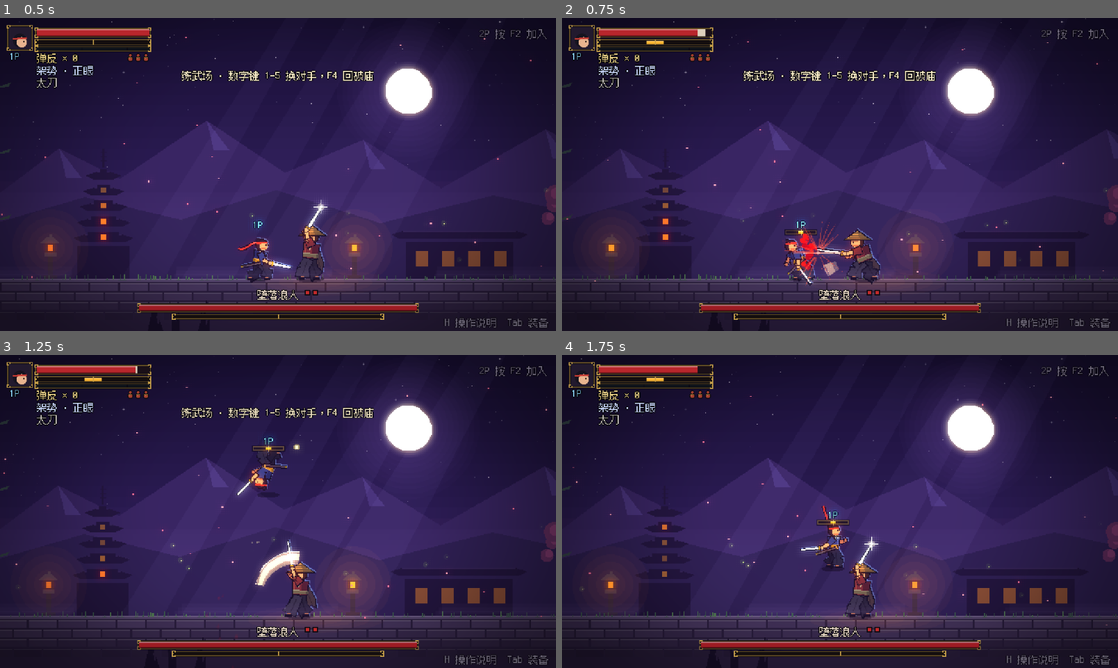
Above: before the commit, frames 1-4 (two rows, left to right).
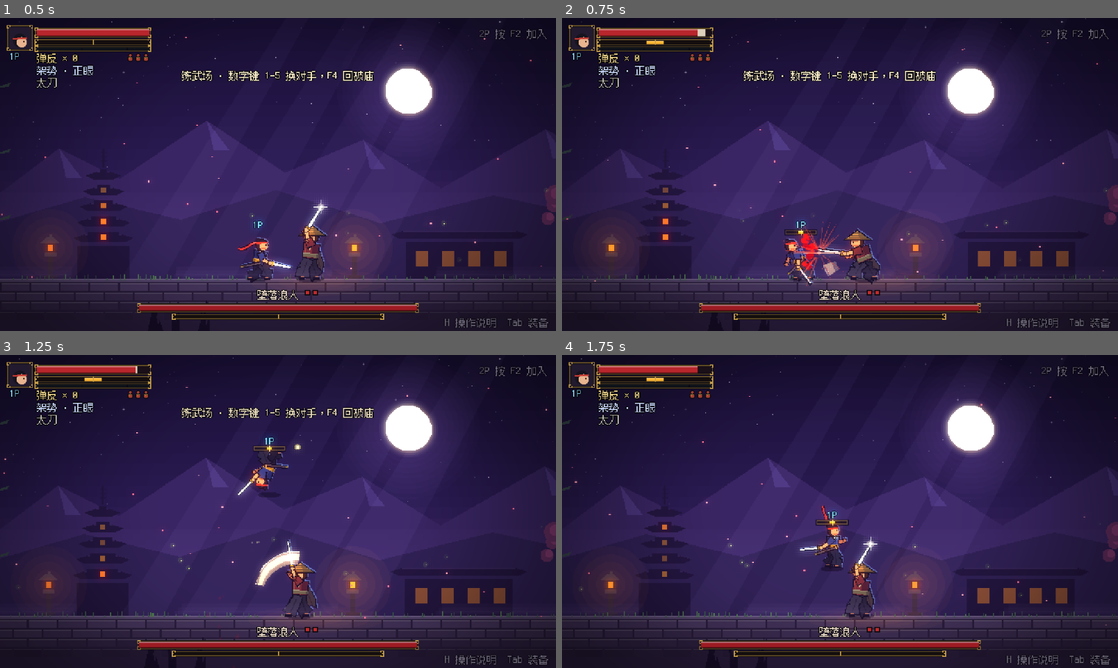
Above: after the commit, the same moments.

Repository: zexuan520/7Fgame-1v1-2-
Game: Godot game, scene res://tests/test_combat.tscn
Same seed, same stepped clock (60 frames per second), same inputs: the game is played once before the commit and once after it. This scene is started directly instead of the project's main scene.
Inputs (mouse positions are in pixels of both pictures, inside the frame that each line leads up to):
- Up to frame 1 (0.5 s): no input
- Up to frame 2 (0.75 s): move the mouse to (962, 158) at 0.52 s; hold D (p1_right) from 0.53 s (still down); hold J (p1_attack) from 0.53 s (still down); click (962, 158) at 0.67 s
- Up to frame 3 (1.25 s): keep holding D (p1_right); keep holding J (p1_attack); tap W (p1_jump) at 0.77, 1.07 s
- Up to frame 4 (1.75 s): release D (p1_right) at 1.25 s; release J (p1_attack) at 1.25 s; drag from (728, 527) to (812, 574) at 1.27 s

Frame 1 is identical in both runs. In frame 2, 0.3% of the frame differs, in the area x 39-51%, y 64-86%; in frame 3, 0.3%; in frame 4, 0.9%, in the area x 1-100%, y 13-92%.

Commit message:
连段衔接：收刀后 0.35 秒内接着砍、后摇后半段可走开、连段中转身、跑着出刀带冲劲、被挡只退一小步；接招起手更快，出手姿势定住再接下一刀
Co-Authored-By: Claude Opus 5.5 <noreply@anthropic.com>
Claude-Session: https://claude.ai/code/session_01V9onTUthNZjEkfUoraBMjB

Diff:
--- a/scripts/player.gd
+++ b/scripts/player.gd
@@ -47,6 +47,8 @@
 
 # 攻击招式全部在 Moves.LIST 里（地面五连、重劈、升龙斩、空中斩、落雷斩、闪身突刺）
 const AIR_ATTACKS := 2              # 每次跳起最多两下空中攻击（落雷斩不算）
+const COMBO_GRACE := 0.35           # 一刀收完之后这么久内再按攻击，接着连段往下砍，不从第一刀重来
+const MOVE_CANCEL := 0.45           # 后摇过了这个比例，按方向就能走开（不用等收刀）
 const DASH_WINDOW := 0.2            # 闪身结束后多久内按攻击还能出闪身突刺
 
 var index := 1
@@ -78,6 +80,10 @@
 var revives := 0                    # 不动“不死身”：这一局还能站起来几次
 var frozen := false                 # 开着天赋界面时站着不动
 var running := false                # 双击方向键后奔跑，松开方向键变回走路
+var _combo_next := ""               # 连段断开后还能接的下一招
+var _combo_grace := 0.0
+var _charge_next := "slash1"        # 松开攻击键时出哪一刀
+var _entry_speed := 0.0             # 跑着出刀时带进来的速度
 var _air_carry := 0.0               # 起跳时带进空中的水平速度，空中不会被压回走路速度
 var _tap := {"left": -10.0, "right": -10.0}
 var _buf := {}                      # 输入缓冲：动作 → 按下的时刻
@@ -320,6 +326,7 @@
 	_counter_t = maxf(0.0, _counter_t - delta)
 	_pierce_t = maxf(0.0, _pierce_t - delta)
 	_dodge_buff_t = maxf(0.0, _dodge_buff_t - delta)
+	_combo_grace = maxf(0.0, _combo_grace - delta)
 	flash_timer = maxf(0.0, flash_timer - delta)
 	if state != S.DEAD and state != S.BROKEN:
 		tick_posture(delta)
@@ -406,7 +413,7 @@
 
 func _state_charge(delta: float) -> void:
 	charge_time += delta
-	velocity.x = move_toward(velocity.x, 0.0, 900.0 * delta)
+	velocity.x = move_toward(velocity.x, 0.0, 500.0 * delta)
 	if _pressed("guard"):
 		_start_guard()
 	elif dodge_cooldown <= 0.0 and _pressed("dodge"):
@@ -417,7 +424,7 @@
 	elif charge_time >= charge_needed():
 		_start_move("heavy")
 	elif not _held("attack"):
-		_start_move("slash1")
+		_start_move(_charge_next)
 
 
 func _state_attack(delta: float) -> void:
@@ -454,7 +461,9 @@
 		attack_phase = 1
 		state_time = 0.0
 		hit_targets.clear()
-		velocity.x = facing * float(attack.get("lunge", 105.0))   # 出刀时向前踏一步
+		# 出刀时向前踏一步；跑着出刀保住一部分冲劲
+		velocity.x = facing * maxf(float(attack.get("lunge", 105.0)), _entry_speed)
+		_entry_speed = 0.0
 		if attack.has("vy"):
 			velocity.y = float(attack["vy"])
 		_spawn_slash()
@@ -481,8 +490,20 @@
 			else:
 				combo_queued = false
 		elif state_time >= recover:
-			combo_step = 0
-			_enter(S.FREE)
+			_end_attack()
+		elif state_time >= recover * MOVE_CANCEL and is_on_floor() \
+				and absf(Input.get_axis(prefix + "left", prefix + "right")) > 0.1:
+			_end_attack()   # 后摇后半段按方向就能走开
+
+
+## 收招：记住连段下一招，短时间内再按攻击接着砍
+func _end_attack() -> void:
+	var n: String = attack.get("next", "")
+	if int(attack.get("combo", -1)) >= 0 and n != "" and not n.begins_with("air"):
+		_combo_next = n
+		_combo_grace = COMBO_GRACE
+	combo_step = 0
+	_enter(S.FREE)
 
 
 ## 连段里下一招：地面按住下是升龙斩，空中按住下是落雷斩，否则接表里的 next
@@ -657,6 +678,8 @@
 	if clock - _dodge_end < DASH_WINDOW:
 		_start_move("dash")
 		return
+	_charge_next = _combo_next if _combo_grace > 0.0 and _combo_next != "" else "slash1"
+	_combo_grace = 0.0
 	charge_time = 0.0
 	_enter(S.CHARGE)
 
@@ -670,12 +693,19 @@
 
 func _start_attack(data: Dictionary, step: int) -> void:
 	var st := stance()
+	# 连段中按反方向，下一刀转身砍
+	var dir := Input.get_axis(prefix + "left", prefix + "right")
+	if absf(dir) > 0.1 and state != S.DODGE:
+		facing = 1 if dir > 0.0 else -1
+	_entry_speed = absf(velocity.x) if signf(velocity.x) == float(facing) else 0.0
 	if step == 0 and not bool(data["heavy"]):
 		data = Stance.first_strike(data, st)
 	elif not bool(data["heavy"]):
 		data = data.duplicate()
 	if not bool(data["heavy"]):
 		data["recover"] = float(data["recover"]) * float(st["recover"])
+	if step > 0 and state == S.ATTACK:
+		data["windup"] = float(data["windup"]) * 0.75   # 连段里接的下一刀起手更快
 	data = _weapon_scaled(data)
 	attack = data
 	combo_step = step
@@ -802,7 +832,7 @@
 				e.velocity.y = float(attack["launch"])
 				e._stagger(0.8)
 			if result == "blocked":
-				velocity.x = -facing * 135.0
+				velocity.x = -facing * 70.0   # 被挡开退一小步，下一刀还够得着
 			elif result == "guardbreak":
 				main.hitstop(0.06)
 
@@ -1109,8 +1139,12 @@
 				if attack.get("plunge", false):
 					return POSES["plunge_fall"]
 				return Puppet.lerp_pose(POSES[keys[0]], POSES[keys[1]], t / (active * 0.6))
+			# 后摇：先把出手的架子定住一下（收势），再慢慢回到架势；已经按了下一刀就一直定在出手姿势，
+			# 直接从这里接下一招的起手，刀不会先缩回去再出来
+			if combo_queued or t < recover * 0.35:
+				return POSES[keys[1]]
 			var after: Dictionary = _stance_pose(true) if is_on_floor() else POSES["fall"]
-			return Puppet.lerp_pose(POSES[keys[1]], after, pow(t / recover, 2.0))
+			return Puppet.lerp_pose(POSES[keys[1]], after, pow((t - recover * 0.35) / (recover * 0.65), 1.5))
 		S.GUARD:
 			return POSES["parry"] if parry_timer > 0.0 else POSES["guard"]
 		S.DODGE:
--- a/tests/test_combat.gd
+++ b/tests/test_combat.gd
@@ -68,6 +68,8 @@
 	await test_dash_attack()
 	await _setup()
 	await test_cancels_and_buffer()
+	await _setup()
+	await test_combo_flow()
 	await _setup()
 	await test_walk_and_run()
 	await _setup()
@@ -581,6 +583,79 @@
 	_check(e.hp < e.max_hp, "冲过去刺中（hp %.0f）" % e.hp)
 
 
+## 等这一刀收完（回到 FREE）
+func _wait_free() -> void:
+	for i in range(10):
+		if p.state != Player.S.FREE:
+			break
+		await _frames(1)
+	for i in range(90):
+		if p.state == Player.S.FREE:
+			return
+		await _frames(1)
+
+
+func test_combo_flow() -> void:
+	print("连段衔接")
+	e.global_position = Vector2(700, 300)
+	# 一刀收完稍停一下再按，接第二刀，不从第一刀重来
+	await _tap("p1_attack")
+	await _wait_free()
+	await _frames(8)
+	await _tap("p1_attack")
+	await _frames(4)
+	_check(p.state == Player.S.ATTACK and p.attack.get("id", "") == "slash2", "收刀后 0.15 秒内再按，接上撩（%s）" % p.attack.get("id", ""))
+	await _wait_free()
+	await _frames(40)
+	await _tap("p1_attack")
+	await _frames(4)
+	_check(p.attack.get("id", "") == "slash1", "停太久就从横斩重新开始")
+	# 后摇后半段按方向可以直接走开
+	for i in range(60):
+		if p.state == Player.S.ATTACK and p.attack_phase == 2:
+			break
+		await _frames(1)
+	Input.action_press("p1_right")
+	var left_at := -1.0
+	for i in range(30):
+		await _frames(1)
+		if p.state == Player.S.FREE:
+			left_at = p.state_time
+			break
+	await _frames(6)
+	_check(p.state == Player.S.FREE and p.velocity.x > 60.0, "后摇里按方向就能走开（%.0f）" % p.velocity.x)
+	Input.action_release("p1_right")
+	await _frames(40)
+	# 连段中按反方向：下一刀转身砍
+	p.facing = 1
+	await _tap("p1_attack")
+	await _frames(3)
+	Input.action_press("p1_left")
+	await _tap("p1_attack")
+	for i in range(40):
+		await _frames(1)
+		if p.attack.get("id", "") == "slash2":
+			break
+	Input.action_release("p1_left")
+	_check(p.facing == -1 and p.attack.get("id", "") == "slash2", "连段中按反方向，第二刀转身砍")
+	await _frames(60)
+	# 跑着出刀带着冲劲
+	p.global_position = Vector2(150, 300)
+	p.facing = 1
+	await _tap("p1_right")
+	await _frames(3)
+	Input.action_press("p1_right")
+	await _frames(25)
+	await _tap("p1_attack")
+	Input.action_release("p1_right")
+	var top := 0.0
+	for i in range(20):
+		await _frames(1)
+		if p.state == Player.S.ATTACK and p.attack_phase == 1:
+			top = maxf(top, p.velocity.x)
+	_check(top > 140.0, "跑着出刀往前冲（%.0f）" % top)
+
+
 func test_cancels_and_buffer() -> void:
 	print("攻击中随时格挡、闪身、跳，输入缓冲")
 	e.global_position = Vector2(700, 300)
Not shown, changed: README.md
